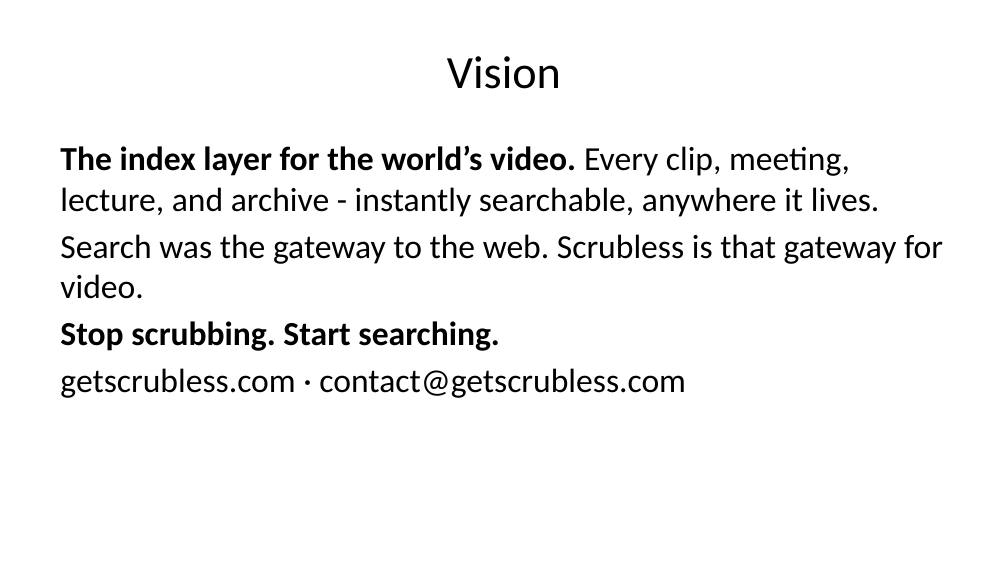
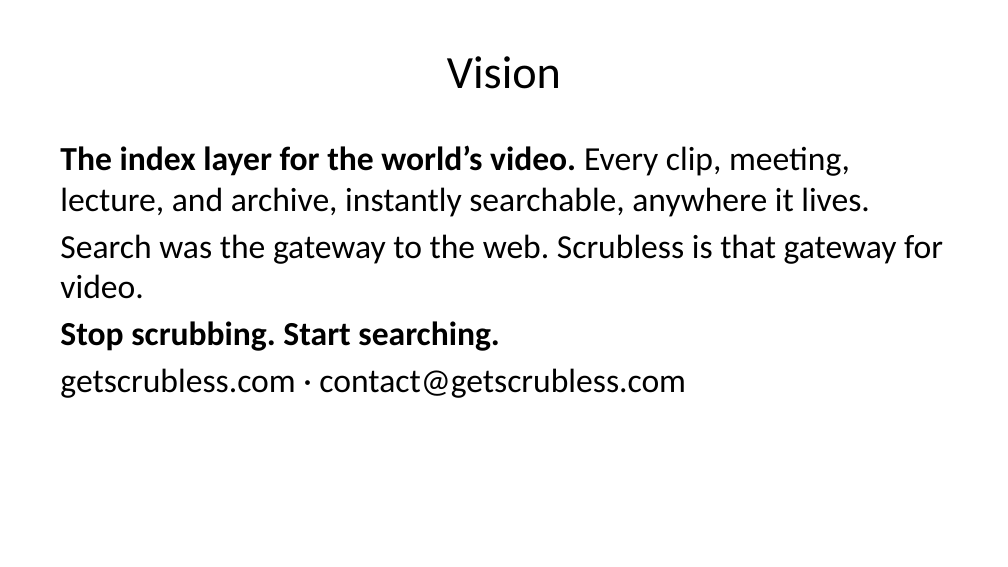
Before and after one commit to ernest-opara/scrubless, a slide deck: slide 14 of docs/PITCH-editable.pptx. Drawn at 1008x567 pixels with LibreOffice and Linux fonts; fonts in the diff are those of the drawing. Boxes give left, top, right and bottom in pixels: in the first picture for what was removed or moved away, otherwise in the second. Text is boxed around its words. In the diff, an @@ line names an element or a change of style, - is before the commit and + after.

```diff
--- a/docs/PITCH-editable.pptx
+++ b/docs/PITCH-editable.pptx
@@ text at [60, 145, 870, 217]: text changed @@
-The index layer for the world’s video. Every clip, meeting, lecture, and archive - instantly searchable, anywhere it lives.
+The index layer for the world’s video. Every clip, meeting, lecture, and archive, instantly searchable, anywhere it lives.
```
Also in this commit, not shown: 11 other slides changed, 12 other files.
